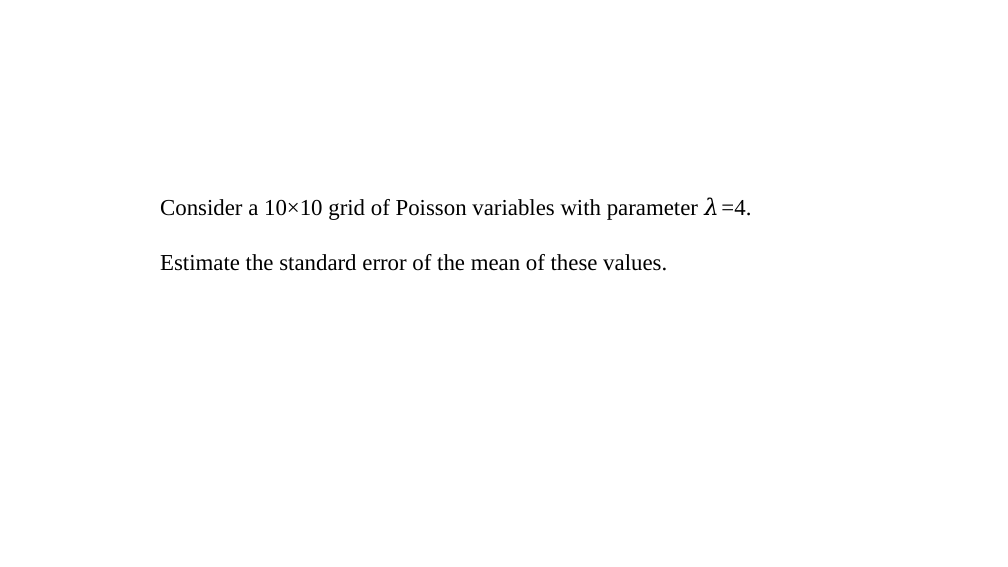
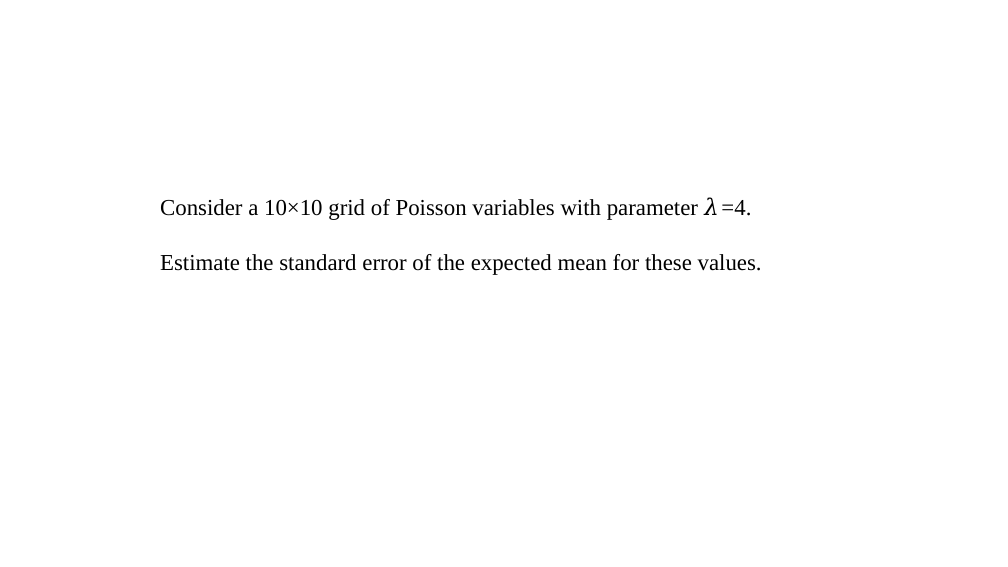
Before and after one commit to pvermees/geostats, a slide deck: slide 67 of slides/quizzes.odp. Drawn at 1008x567 pixels with LibreOffice and Linux fonts; fonts in the diff are those of the drawing. Boxes give left, top, right and bottom in pixels: in the first picture for what was removed or moved away, otherwise in the second. Text is boxed around its words. In the diff, an @@ line names an element or a change of style, - is before the commit and + after.

Commit message:
Updated error propagation exercises

```diff
--- a/slides/quizzes.odp
+++ b/slides/quizzes.odp
@@ text at [160, 254, 762, 275]: text changed @@
-Estimate the standard error of the mean of these values.
+Estimate the standard error of the expected mean for these values.
```
Also in this commit, not shown: 1 other slide changed, 2 slides added, 2 slides removed, 2 other files.
